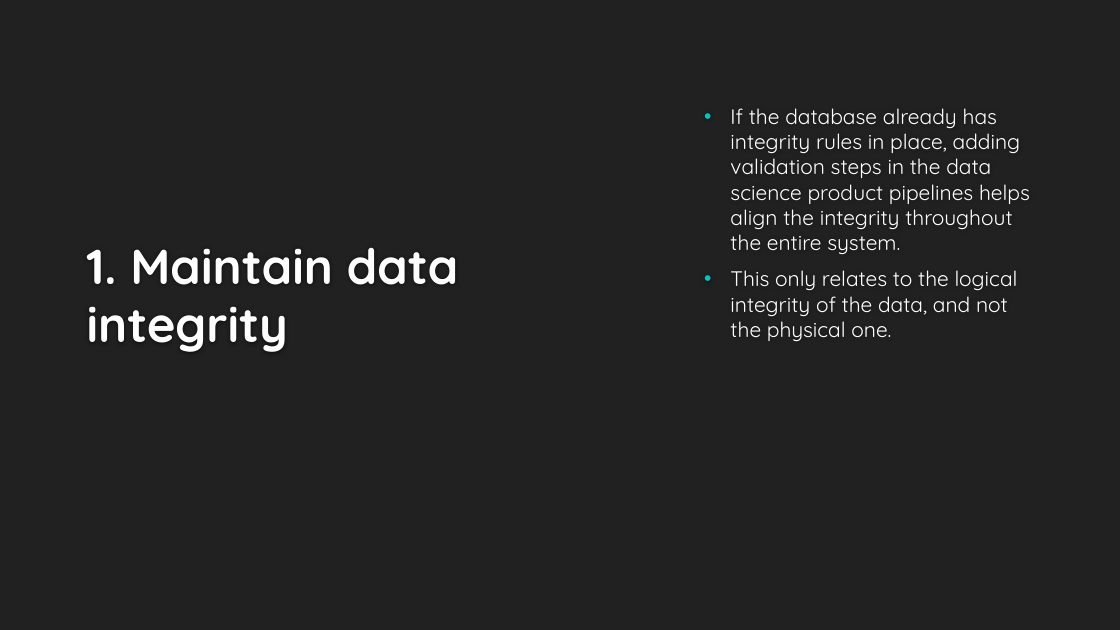
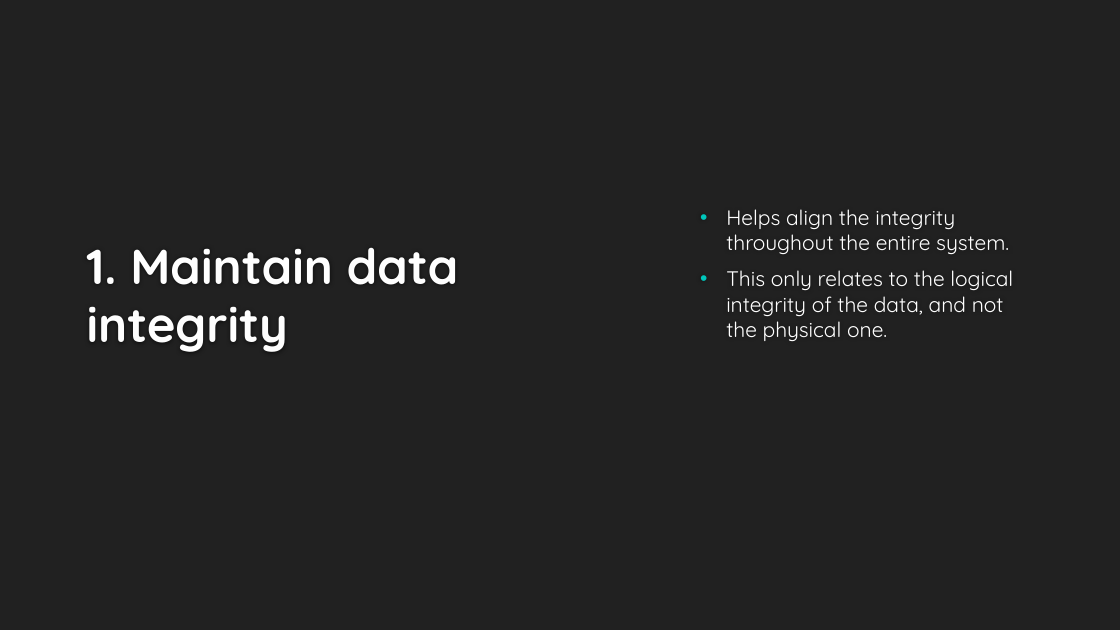
Before and after one commit to NatanMish/data_validation, a slide deck: slide 10 of Data Validation for Data Science.pptx. Drawn at 1120x630 pixels with LibreOffice and Linux fonts; fonts in the diff are those of the drawing; background and template pictures are left out. Boxes give left, top, right and bottom in pixels: in the first picture for what was removed or moved away, otherwise in the second. Text is boxed around its words. In the diff, an @@ line names an element or a change of style, - is before the commit and + after.

```diff
--- a/Data Validation for Data Science.pptx
+++ b/Data Validation for Data Science.pptx
@@ text "Helps align the integrity throughout ..." moved from (x1=730, y1=108, x2=1030, y2=341) to (x1=726, y1=209, x2=1013, y2=341) @@
@@ text at (x1=726, y1=209, x2=1009, y2=254): text changed @@
-• If the database already has integrity rules in place, adding validation steps in the data science product pipelines helps align the integrity throughout the entire system.
+• Helps align the integrity throughout the entire system.
```
Also in this commit, not shown: 3 other slides changed, 3 other files.
